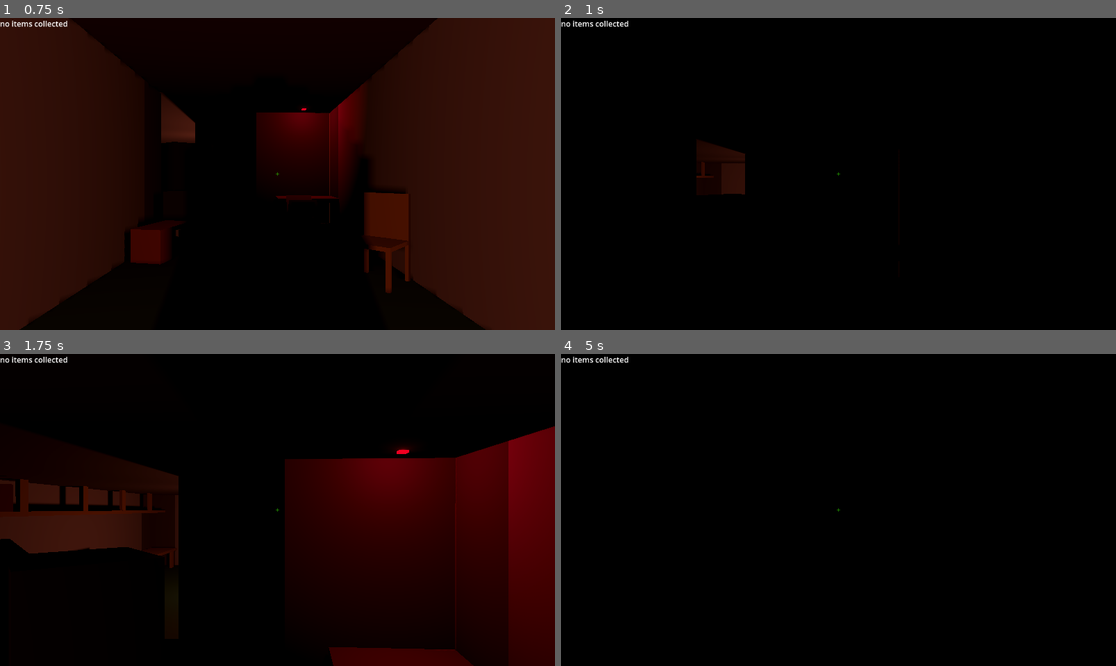
Above: before the commit, frames 1-4 (two rows, left to right).
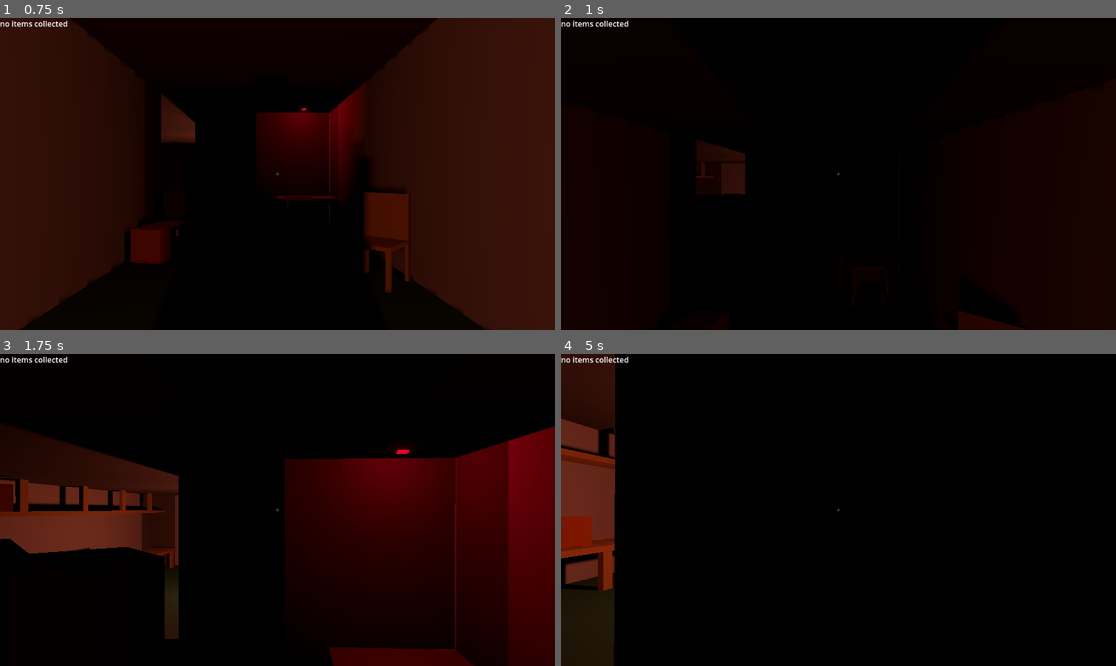
Above: after the commit, the same moments.

Repository: jamklex/3dshooter
Game: Godot game, scene res://scenes/level_1/_main.tscn
Two runs of this game, one before a commit and one after it. Both use one fixed random seed, a clock stepped at 60 frames per second and the inputs below. This scene is started directly instead of the project's main scene.
Inputs (mouse positions are in pixels of both pictures, inside the frame that each line leads up to):
- Up to frame 1 (0.75 s): tap Enter at 0.5 s; move the mouse to (305, 174) at 0.52 s; hold W (forward) from 0.53 s (still down); tap E (interact) at 0.6 s
- Up to frame 2 (1 s): keep holding W (forward); tap Space (jump) at 0.77 s
- Up to frame 3 (1.75 s): keep holding W (forward); move the mouse to (249, 510) at 1.27 s; tap E (interact) at 1.35 s; tap Space (jump) at 1.52 s
- Up to frame 4 (5 s): keep holding W (forward); move the mouse to (849, 503) at 2.02 s; tap E (interact) every 0.75 s from 2.1 to 4.35 s; tap Space (jump) at 2.75, 3.02, 3.77, 4.52 s; move the mouse to (832, 516) at 2.77 s; move the mouse to (877, 513) at 3.52 s; move the mouse to (794, 506) at 4.27 s

Frame 1 is identical in both runs. In frame 2, 0.4% of the frame differs, in the area x 71-85%, y 93-100%; in frame 3, 5.5%; in frame 4, 9.0%, in the area x 0-10%, y 0-100%.

Commit message:
refactor glowable

Diff:
--- a/shared/scripts/glowable.gd
+++ b/shared/scripts/glowable.gd
@@ -13,6 +13,7 @@
 @export var flicker_enabled = false
 @export var flicker_interval_sec = [0.2,0.5,0.1,0.1,2,0.3]
 @export var flicker_natural = true
+@export var flicker_intensity = 3
 var flicker_timer = Timer.new()
 var flicker_pos = 0
 
@@ -26,9 +27,16 @@
 		return
 	lights_on()
 	if flicker_enabled:
-		add_child(flicker_timer)
-		flicker_timer.connect("timeout", Callable(self, "trigger_flicker"), 0)
-		flicker_timer.start()
+		add_flicker_timer()
+
+func _process(delta):
+	if not active:
+		lights_off()
+
+func add_flicker_timer():
+	add_child(flicker_timer)
+	flicker_timer.connect("timeout", Callable(self, "trigger_flicker"), 0)
+	flicker_timer.start()
 
 func lights_on():
 	if color:
@@ -40,22 +48,27 @@
 	light.light_volumetric_fog_energy = light_volumetric_fog_energy
 	material.emission_energy_multiplier = emission_energy_multiplier
 
+func lights_dimm():
+	light.light_energy = light_energy/flicker_intensity
+	light.light_indirect_energy = light_indirect_energy/flicker_intensity
+	light.light_volumetric_fog_energy = light_volumetric_fog_energy/flicker_intensity
+	material.emission_energy_multiplier = emission_energy_multiplier/flicker_intensity
+
 func lights_off():
-	if flicker_natural:
-		if randf() <= 0.3:
-			light.light_energy = light_energy/3
-			light.light_indirect_energy = light_indirect_energy/3
-			light.light_volumetric_fog_energy = light_volumetric_fog_energy/3
-			material.emission_energy_multiplier = emission_energy_multiplier/3
-			return
 	material.emission_enabled = false
 	light.visible = false
 
 func trigger_flicker():
-	if light.visible:
-		lights_off()
+	if not active:
+		flicker_timer.stop()
+		return
+	if not light.visible or light.light_energy < light_energy:
+		lights_on()
 	else:
-		lights_on()
+		if flicker_natural:
+			lights_dimm()
+		else:
+			lights_off()
 	flicker_pos = (flicker_pos + 1) % flicker_interval_sec.size()
 	var flicker_time = flicker_interval_sec[flicker_pos]
 	if flicker_natural:
